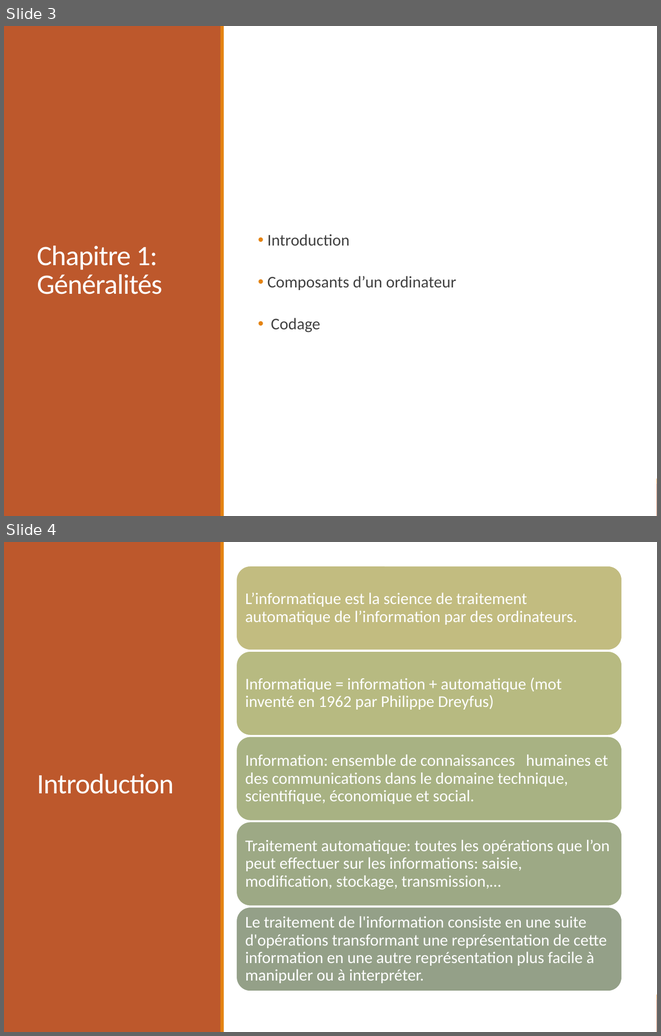
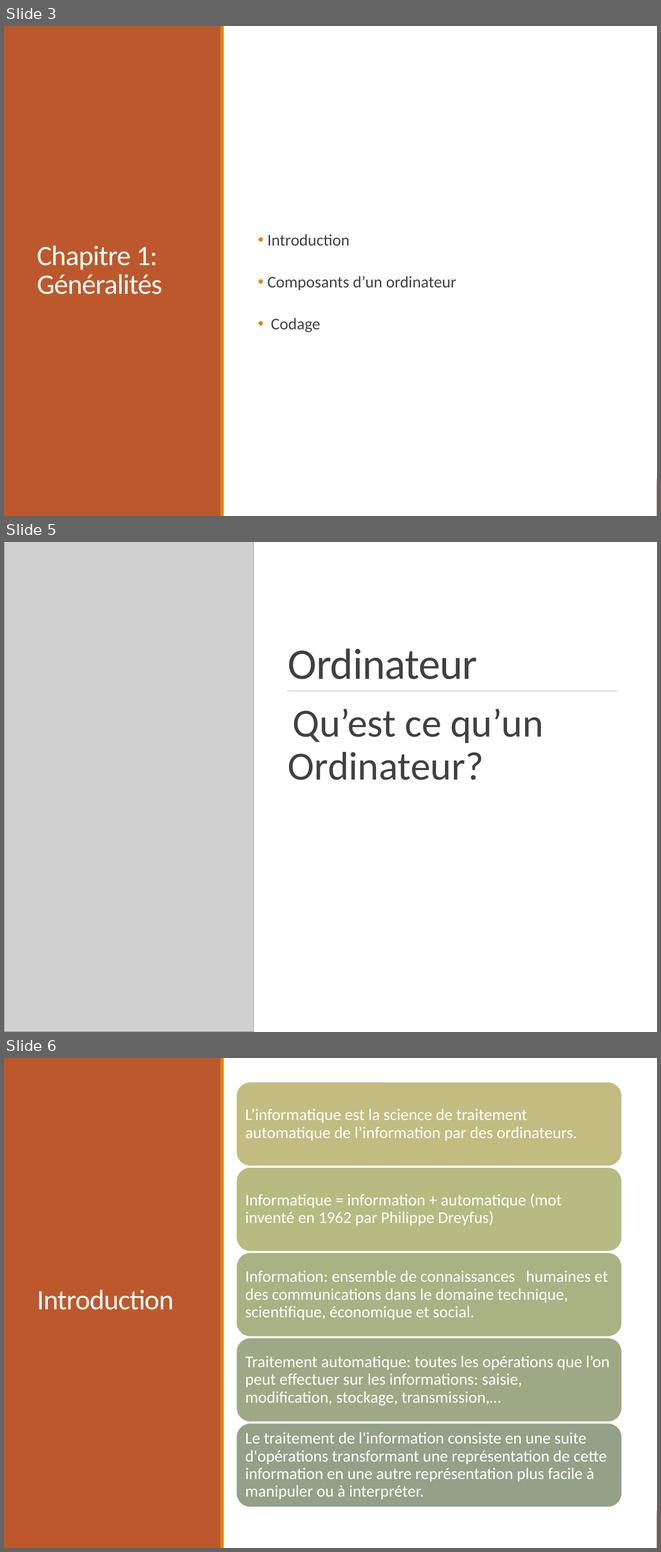
Before and after one commit to ousrah/IA101_26, a slide deck: 1 - Appréhendre la programmation/1 - Cours/introduction a l'algorithmique.pptx. Shown one above the other, each under a label of ours: slides 3 and 4 before the commit, slides 3, 5 and 6 after it; the slides between them are not shown. The pictures are 661x1036 and 661x1552 pixels, drawn with LibreOffice and Linux fonts; fonts in the diff are those of the drawing; grey boxes stand for pictures. Boxes give left, top, right and bottom in pixels: in the first picture for what was removed or moved away, otherwise in the second. Text is boxed around its words. In the diff, an @@ line names an element or a change of style, - is before the commit and + after.

```diff
--- a/1 - Appréhendre la programmation/1 - Cours/introduction a l'algorithmique.pptx
+++ b/1 - Appréhendre la programmation/1 - Cours/introduction a l'algorithmique.pptx
@@ slide 5 added at box(4, 542, 657, 1032), background #FFFFFF; not listed: 2 template elements that a slide beside it also shows @@
@@ rectangle added at box(4, 542, 657, 1032), fill #FFFFFF @@
@@ rectangle added at box(4, 542, 657, 995), fill #FFFFFF @@
@@ picture added at box(4, 542, 254, 1032) @@
@@ title added at box(288, 649, 477, 679), 48 pt, text #404040 @@
+Ordinateur
@@ line added from (288, 691) to (618, 691), #808080 0.5 pt @@
@@ text added at box(288, 708, 543, 780), 44 pt, text #404040 @@
+  Qu’est ce qu’un Ordinateur?
@@ what was slide 4 is now slide 6 @@
```
Also in this commit, not shown: 1 slide changed, 1 other slide added, 1 other file.
